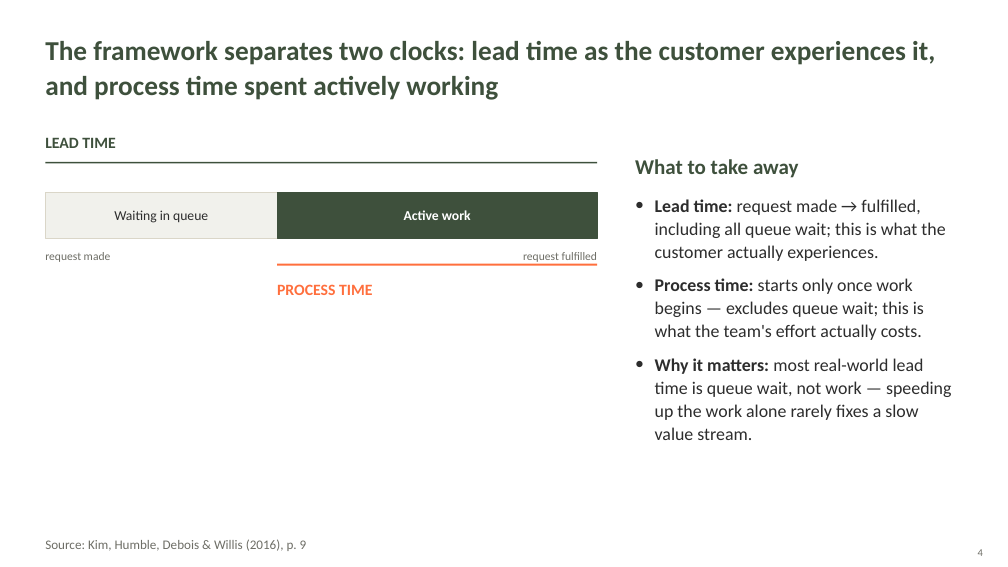
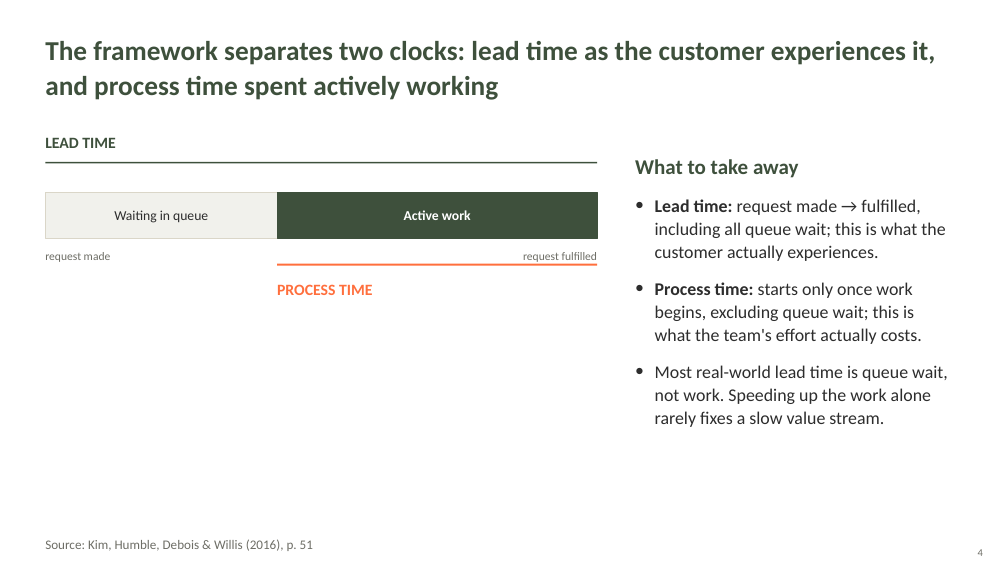
Before and after one commit to tannerlston/csd-380, a slide deck: slide 4 of module-1/TheTechnologyValueStreamCSD380.pptx. Drawn at 1008x567 pixels with LibreOffice and Linux fonts; fonts in the diff are those of the drawing. Boxes give left, top, right and bottom in pixels: in the first picture for what was removed or moved away, otherwise in the second. Text is boxed around its words. In the diff, an @@ line names an element or a change of style, - is before the commit and + after.

```diff
--- a/module-1/TheTechnologyValueStreamCSD380.pptx
+++ b/module-1/TheTechnologyValueStreamCSD380.pptx
@@ text "•": place and size @@
-text "•" at box(635, 272, 655, 352)
+text "•" at box(635, 276, 655, 359)
@@ text at box(655, 282, 922, 344): text changed @@
-Process time: starts only once work begins — excludes queue wait; this is what the team's effort actually costs.
+Process time: starts only once work begins, excluding queue wait; this is what the team's effort actually costs.
@@ text "•" rewrapped from box(635, 352, 655, 431) to box(635, 359, 655, 442) @@
@@ text at box(655, 365, 948, 427): text changed @@
-Why it matters: most real-world lead time is queue wait, not work — speeding up the work alone rarely fixes a slow value stream.
+Most real-world lead time is queue wait, not work. Speeding up the work alone rarely fixes a slow value stream.
@@ text at box(45, 539, 313, 551): text changed @@
-Source: Kim, Humble, Debois & Willis (2016), p. 9
+Source: Kim, Humble, Debois & Willis (2016), p. 51
```
Also in this commit, not shown: 9 other slides changed, 1 slide added, 1 slide removed.
